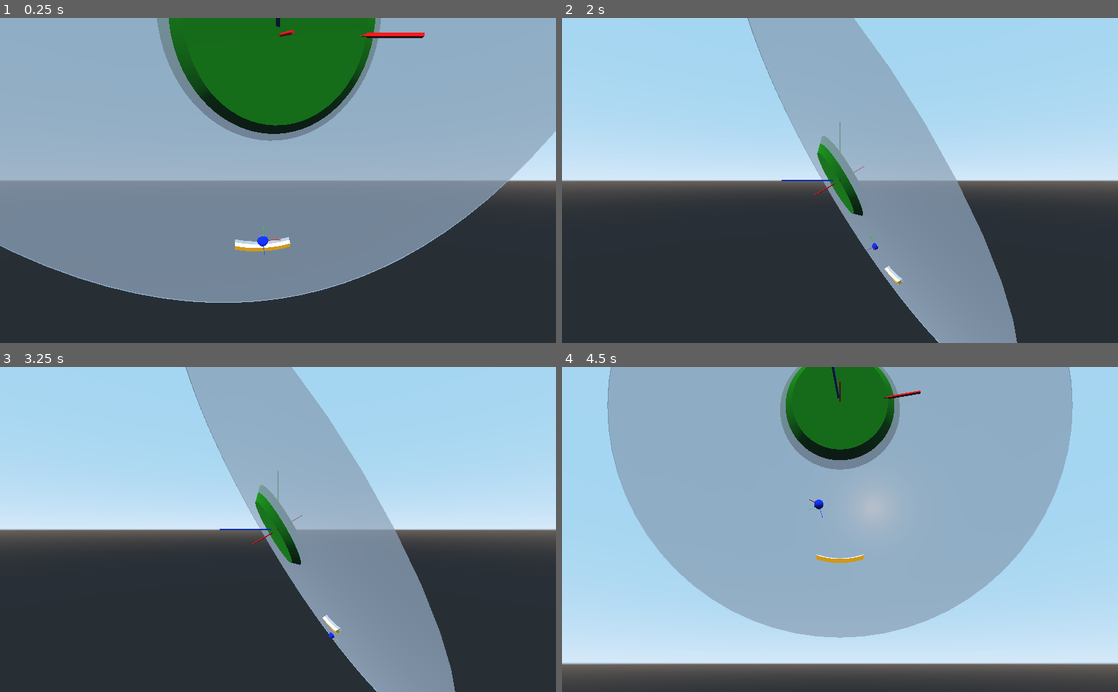
Above: before the commit, frames 1-4 (two rows, left to right).
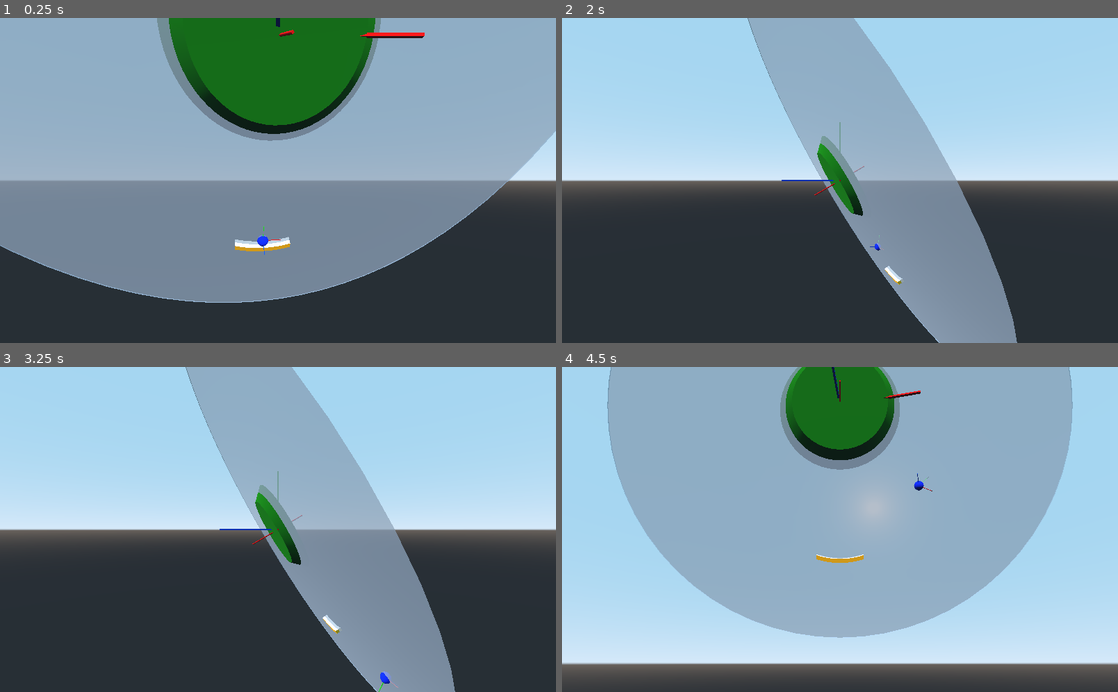
Above: after the commit, the same moments.

Repository: teratron/treaker
Game: Godot game, scene res://src/world/World.tscn
Same seed, same stepped clock (60 frames per second), same inputs: the game is played once before the commit and once after it.
Inputs (mouse positions are in pixels of both pictures, inside the frame that each line leads up to):
- Up to frame 1 (0.25 s): no input
- Up to frame 2 (2 s): tap Enter at 0.5 s; move the mouse to (867, 180) at 0.52 s; press the mouse at (867, 180) at 0.53 s; hold W (move_forward) from 0.53 s (still down); tap Space (move_up) at 1.25 s; move the mouse to (812, 180) at 1.27 s; release the mouse at (812, 180) at 1.28 s; tap C (toggle_camera) at 1.35 s; click (812, 180) at 1.42 s
- Up to frame 3 (3.25 s): keep holding W (move_forward); tap Enter at 2 s; move the mouse to (289, 523) at 2.02 s; tap Alt (use_ability) at 2.1 s; click (289, 523) at 2.17 s; tap Space (move_up) at 2.75 s; move the mouse to (272, 536) at 2.77 s; tap T at 2.85 s; click (272, 536) at 2.92 s
- Up to frame 4 (4.5 s): keep holding W (move_forward); tap Enter at 3.5 s; move the mouse to (878, 532) at 3.52 s; press the mouse at (878, 532) at 3.53 s; tap P (ui_pause) at 4.15 s; move the mouse to (795, 526) at 4.27 s; release the mouse at (795, 526) at 4.28 s; tap C (toggle_camera) at 4.35 s; click (795, 526) at 4.42 s

The runs differ from the first frame. In frame 1, less than 0.1% of the frame differs, in the area x 33-34%, y 16-17%; in frame 2, less than 0.1%; in frame 3, less than 0.1%; in frame 4, 0.1%, in the area x 44-67%, y 28-58%.

Commit message:
Ball linear velocity, Plane - done!

Diff:
--- a/app/project.godot
+++ b/app/project.godot
@@ -14,7 +14,7 @@
 "language": "GDScript",
 "path": "res://src/action/ActionMachine.gd"
 }, {
-"base": "Resource",
+"base": "Reference",
 "class": "ActionMap",
 "language": "GDScript",
 "path": "res://src/action/ActionMap.gd"
--- a/app/src/action/ActionMap.gd
+++ b/app/src/action/ActionMap.gd
@@ -1,4 +1,4 @@
-class_name ActionMap extends Resource
+class_name ActionMap
 
 
 func add_action_map_list(list) -> void:
--- a/app/src/player/Ball.gd
+++ b/app/src/player/Ball.gd
@@ -14,40 +14,19 @@
 
 func _ready():
 	set_radius(radius)
-	#print(Vector3(7,3,1).project(Vector3(2,1,0)))
-#	yield(owner, "ready")
-#	prints(player.transform.basis, player.plane)
-#	prints(player.plane)
-#	prints(transform.origin)
-	#prints(player, player.transform.basis.xform(Vector3(1, 0, 1)))
-	#set_axis_lock(PhysicsServer.BODY_AXIS_LINEAR_Z, true)
 
 
 func _integrate_forces(state):
 	if status == HOVERED:
-		var dir = state.linear_velocity.normalized()
-		if !direction.is_equal_approx(dir):
+		if !direction.is_equal_approx(state.linear_velocity.normalized()):
+			direction = player.plane.project(state.linear_velocity).normalized()
+			velocity  = direction * speed
+			state.transform.origin = player.plane.project(state.transform.origin)
+			state.transform = state.transform.orthonormalized()
+			state.transform = state.transform.scaled(scale)
 
-			#state.linear_velocity
+		state.linear_velocity = velocity
 
-			direction = player.plane.project(dir).normalized()
-			velocity  = direction * speed
-			#move(state.linear_velocity)
-		#else:
-		#prints(velocity, "X:", player.transform.basis.x, velocity.project(player.transform.basis.x), "Y:", player.transform.basis.y, velocity.project(player.transform.basis.y))
-		#prints(velocity, velocity.project(Vector3(1,1,0)), " - ", Vector3(1,1,0).project(velocity))
-#		prints(
-#				player.plane.is_point_over(state.linear_velocity),
-#				player.plane.has_point(to_global(transform.origin), 1.0),
-#				player.plane.distance_to(to_global(transform.origin)),
-#				#velocity,
-#				player.plane.project(state.linear_velocity)
-#			)
-		#prints(transform.origin, global_transform.origin, player.transform.xform(transform.origin))
-		prints(global_transform.origin, player.plane.project(global_transform.origin), player.plane.distance_to(global_transform.origin))
-		#prints(velocity, player.plane.project(velocity).normalized())
-		state.set_linear_velocity(velocity)
-#
 #		var count = state.get_contact_count()
 #		if count > 0:
 #			for i in range(count):
--- a/app/src/player/Player.gd
+++ b/app/src/player/Player.gd
@@ -36,18 +36,9 @@
 	ball_parked_position()
 	ball.player = self
 
-	#prints(transform.basis, Plane(transform.basis.z, 0)) #, Plane.PLANE_XY
-	#((1, 0, 0), (0, 0.984808, -0.173648), (0, 0.173648, 0.984807)) ((1, 0, 0), (0, 1, 0), (0, 0, 1))
-	#prints(transform.basis, rotor.transform.basis)
-	#(1, 0.984808, 0.173648) (1, 1, 0)
-	#prints(transform.basis.xform(Vector3(1, 0, 1)), rotor.transform.basis.xform(Vector3(1, 0, 1)))
-
-	#prints(global_transform.basis, rotor.global_transform.basis)
-	#print(deg2rad(10))
-	#prints(transform.basis.xform(Vector3(0,1,0)), ball.player.transform.basis.xform(Vector3(0,1,0)))
-
 
 #func _physics_process(_delta):
+	#prints(ball.transform.origin, ball.global_transform.origin)
 	#rotor.transform = rotor.transform.orthonormalized()
 	#transform = transform.orthonormalized()
 	#transform = transform.scaled(scale)
@@ -59,7 +50,10 @@
 			if ball.status == ball.PARKED:
 				ball.start(transform.basis.xform(ball.transform.basis.y))
 
-		if event.is_action_pressed("ui_pause") || (event.is_action_pressed("use_shot") && ball.status == ball.PAUSED):
+			if ball.status == ball.PAUSED:
+				ball.pause()
+
+		if event.is_action_pressed("ui_pause"):
 			ball.pause()
 
 		if event.is_action_pressed("ui_restart"):
@@ -76,7 +70,6 @@
 			rotor.transform.basis = rotor.transform.basis.rotated(Vector3(0, 0, 1), angular_speed * delta * motion.x)
 
 			if ball.status == ball.PARKED:
-				#prints(rotor.transform.basis, rotor.transform.basis.xform(ball.velocity))
 				ball_parked_position()
 
 		if is_center_look:
--- a/app/src/world/World.tscn
+++ b/app/src/world/World.tscn
@@ -27,7 +27,7 @@
 [node name="Debug" parent="." instance=ExtResource( 1 )]
 
 [node name="Player" parent="." instance=ExtResource( 2 )]
-transform = Transform( 0.984808, 0.0868241, 0.150384, 0, 0.866025, -0.5, -0.173648, 0.492404, 0.852868, 0, 0, 0 )
+transform = Transform( 0.984808, 0.086824, 0.150383, 0, 0.866025, -0.5, -0.173648, 0.492404, 0.852868, 0, 0, 0 )
 
 [node name="Bricks" type="StaticBody" parent="Player"]
 
Not shown, changed: Makefile
